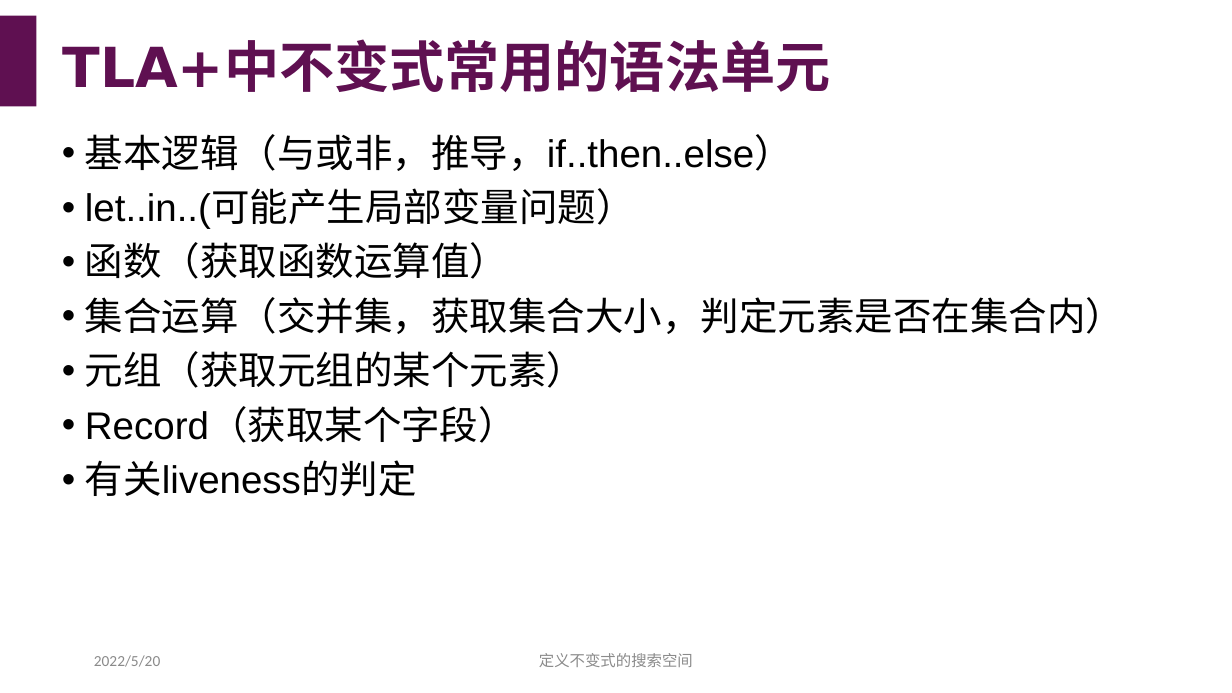
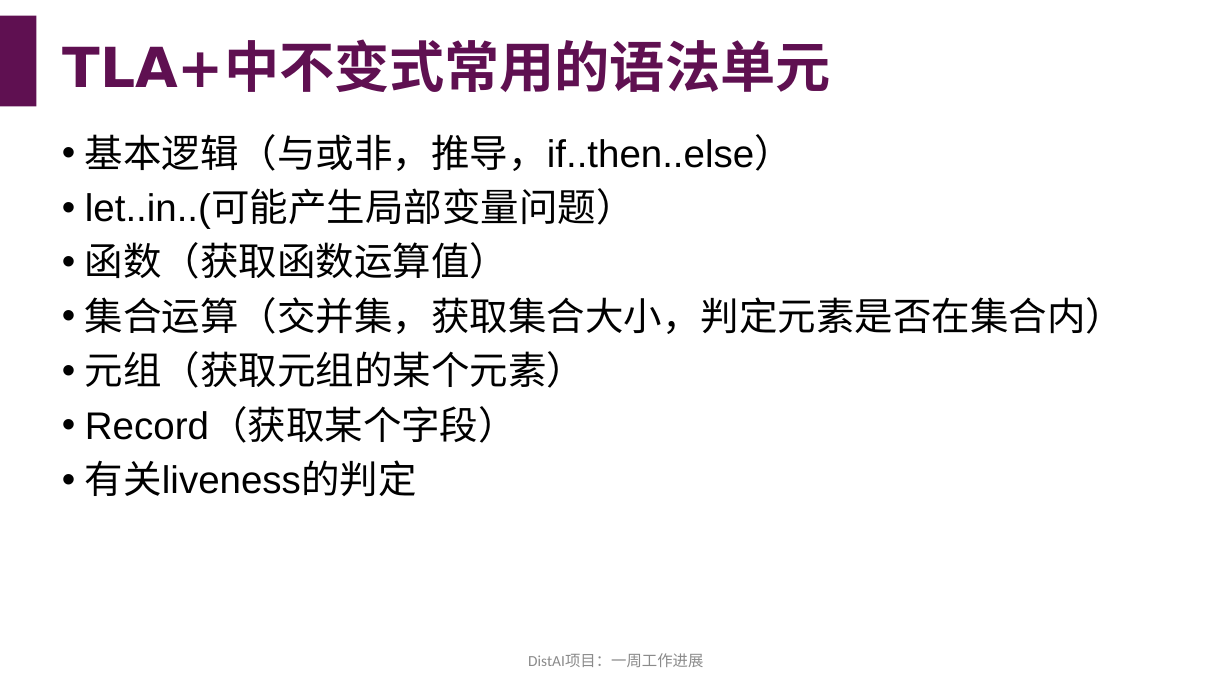
Before and after one commit to hengxin/dist-ai, a slide deck: slide 12 of reports/8-20220520-一周工作进展.pptx (slide 6 before the commit). Drawn at 1232x693 pixels with LibreOffice and Linux fonts; fonts in the diff are those of the drawing. Boxes give left, top, right and bottom in pixels: in the first picture for what was removed or moved away, otherwise in the second. Text is boxed around its words. In the diff, an @@ line names an element or a change of style, - is before the commit and + after.

```diff
--- a/reports/8-20220520-一周工作进展.pptx
+++ b/reports/8-20220520-一周工作进展.pptx
@@ text removed at (94, 655, 160, 667) @@
-2022/5/20
@@ text at (528, 653, 703, 667): text changed @@
-定义不变式的搜索空间
+DistAI项目：一周工作进展
```
Also in this commit, not shown: 6 other slides changed, 7 slides added.
